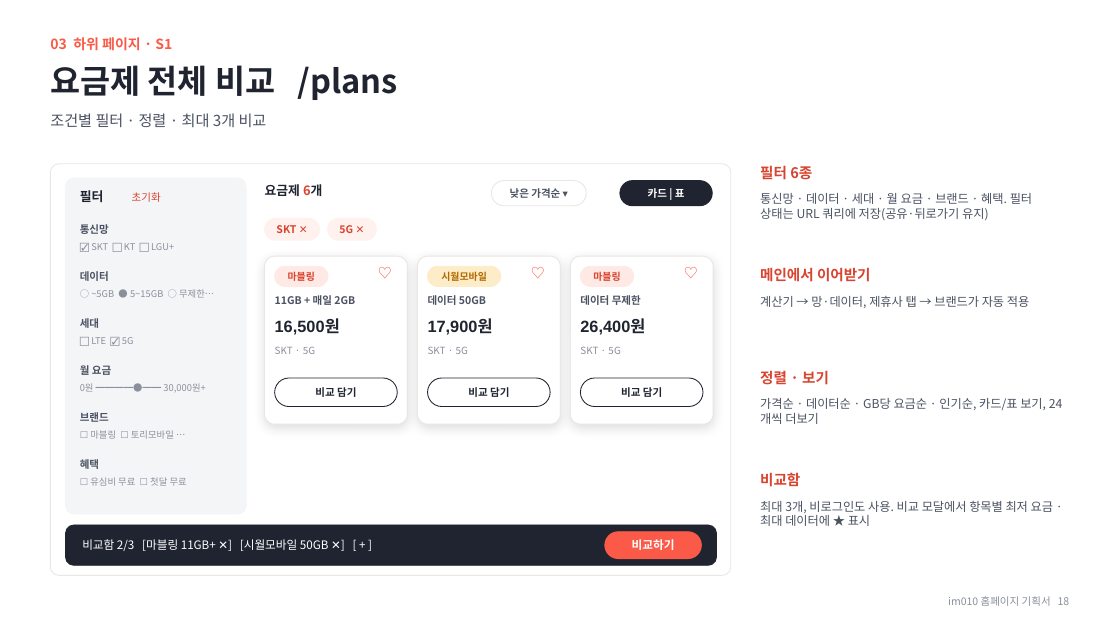
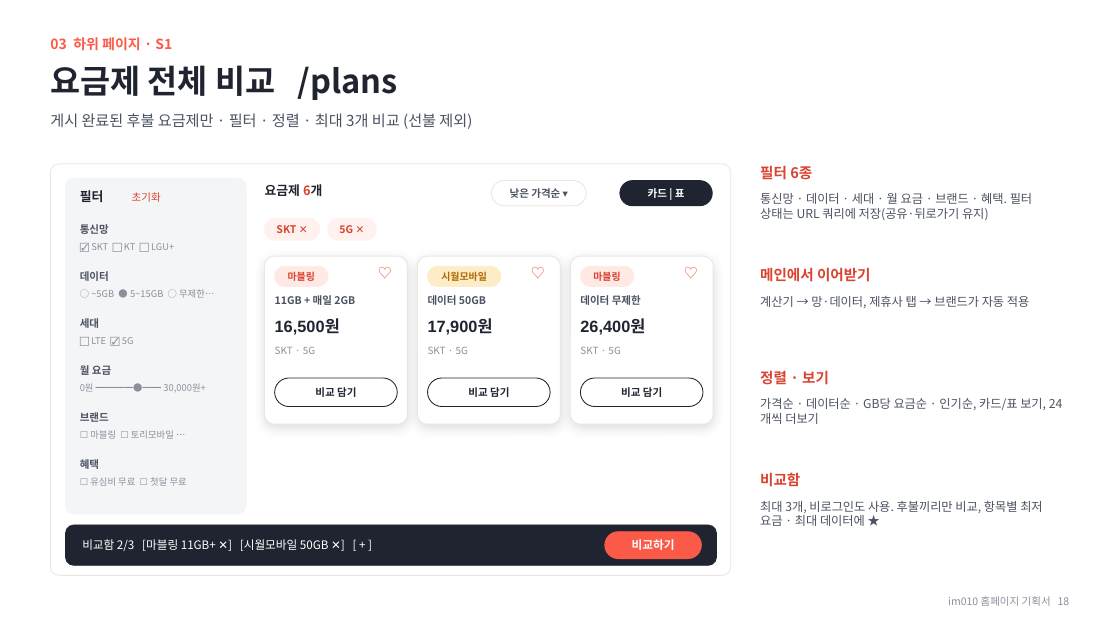
Before and after one commit to chlee-oss/im010, a slide deck: slide 18 of im010_기획서.pptx. Drawn at 1120x630 pixels with LibreOffice and Linux fonts; fonts in the diff are those of the drawing. Boxes give left, top, right and bottom in pixels: in the first picture for what was removed or moved away, otherwise in the second. Text is boxed around its words. In the diff, an @@ line names an element or a change of style, - is before the commit and + after.

```diff
--- a/im010_기획서.pptx
+++ b/im010_기획서.pptx
@@ text at bbox=[50, 113, 472, 129]: text changed @@
-조건별 필터 · 정렬 · 최대 3개 비교
+게시 완료된 후불 요금제만 · 필터 · 정렬 · 최대 3개 비교 (선불 제외)
@@ text at bbox=[760, 501, 1042, 526]: text changed @@
-최대 3개, 비로그인도 사용. 비교 모달에서 항목별 최저 요금 · 최대 데이터에 ★ 표시
+최대 3개, 비로그인도 사용. 후불끼리만 비교, 항목별 최저 요금 · 최대 데이터에 ★
```
Also in this commit, not shown: 12 other slides changed, 8 slides added.
